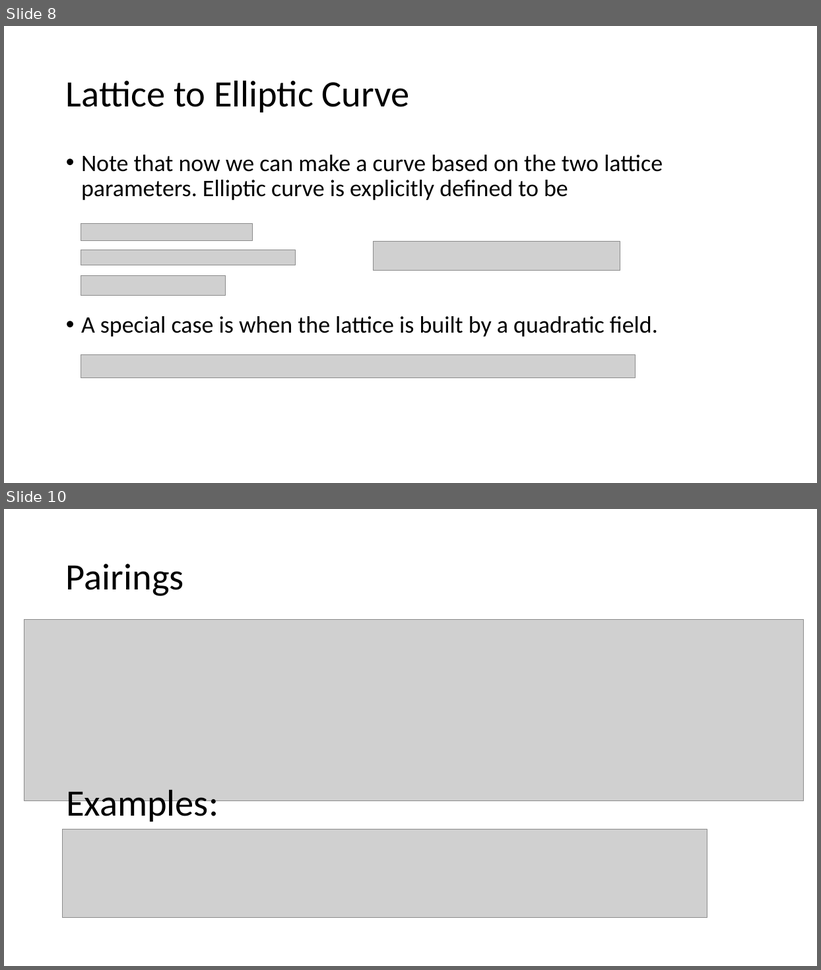
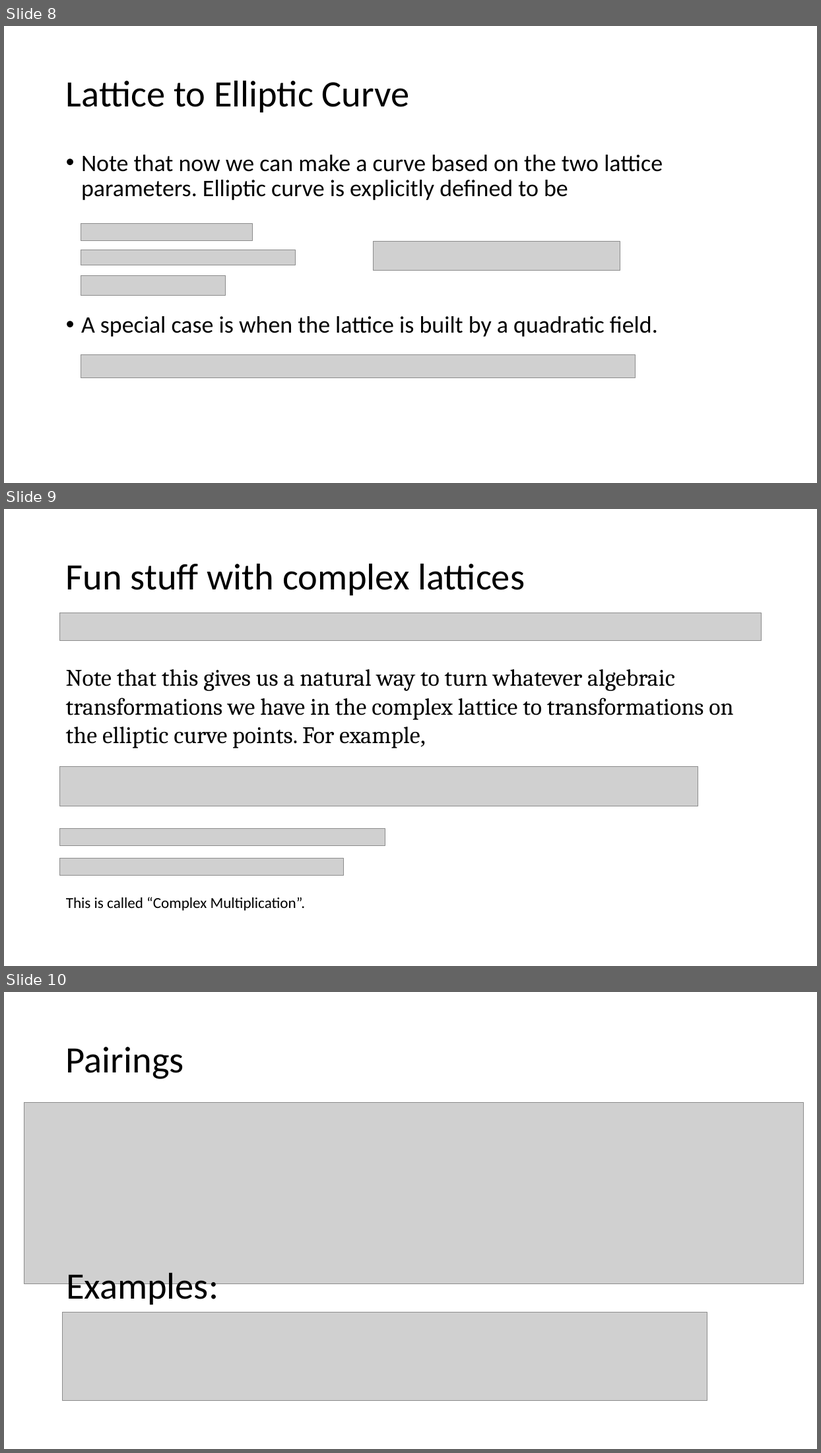
Before and after one commit to Srizzle/CS276-Project-Writeup, a slide deck: Presentation.ppt.pptx. Shown one above the other, each under a label of ours: slides 8 and 10 before the commit, slides 8, 9 and 10 after it; the slides between them are not shown. The pictures are 821x970 and 821x1453 pixels, drawn with LibreOffice and Linux fonts; fonts in the diff are those of the drawing; grey boxes stand for pictures. Boxes give left, top, right and bottom in pixels: in the first picture for what was removed or moved away, otherwise in the second. Text is boxed around its words. In the diff, an @@ line names an element or a change of style, - is before the commit and + after.

```diff
--- a/Presentation.ppt.pptx
+++ b/Presentation.ppt.pptx
@@ slide 9 added at (4, 509, 817, 966), background #FFFFFF @@
@@ title added at (66, 563, 525, 595), 44 pt, text #000000 @@
+Fun stuff with complex lattices
@@ picture added at (60, 613, 762, 641) @@
@@ text added at (66, 669, 733, 749), 28 pt, text #000000 @@
+Note that this gives us a natural way to turn whatever algebraic transformations we have in the complex lattice to transformations on the elliptic curve points. For example,
@@ picture added at (60, 766, 699, 806) @@
@@ picture added at (60, 829, 385, 846) @@
@@ picture added at (60, 859, 344, 875) @@
@@ text added at (66, 897, 306, 911), 18 pt, text #000000 @@
+This is called “Complex Multiplication”.
```
Also in this commit, not shown: 1 slide changed, 1 slide removed, 5 other files.
